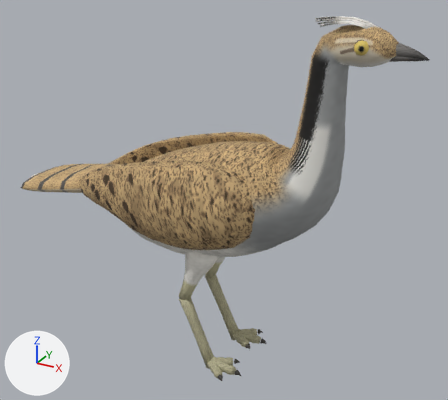
Two versions of the glTF model assets_src/birds/houbara_alert.glb, one commit apart.
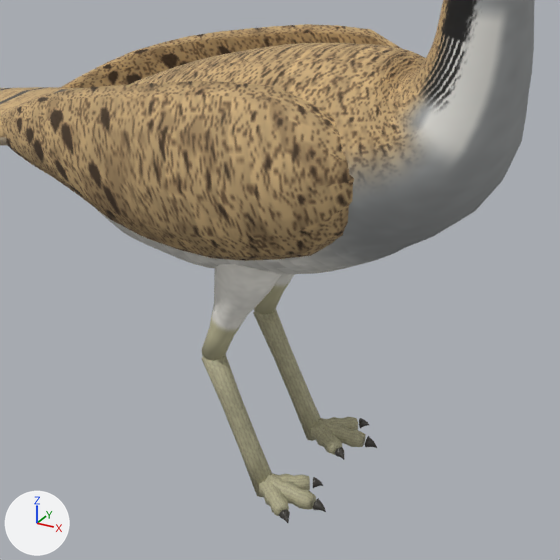
Each version appears first whole from a 50 mm camera at (0.328, -0.59, 0.513) aimed at (-0.006, 0.017, 0.209), and next in a close-up on the part from 17% to 80% of the width and 30% to 100% of the height. The axes (+X, +Y, +Z) are drawn at lower left. The lights are the same throughout. The older version's two pictures come first. Where no turn or scale is listed for an object, it has been applied to the vertices. Vertices at exactly the same position are counted once.

The scene before the commit, as lines of its bpy script (objects in view):
```python
me_houbara_body = bpy.data.meshes.new('houbara_body')
me_houbara_body.from_pydata(...)  # 2776 vertices, 5428 faces; spans x -0.304..0.217, y -0.084..0.084, z -0.003..0.436
me_houbara_body.materials.append(mat_houbara)
ob_houbara_body = bpy.data.objects.new('houbara_body', me_houbara_body)
ob_houbara_body.location = (0.0, 0.0, 0.0)
```
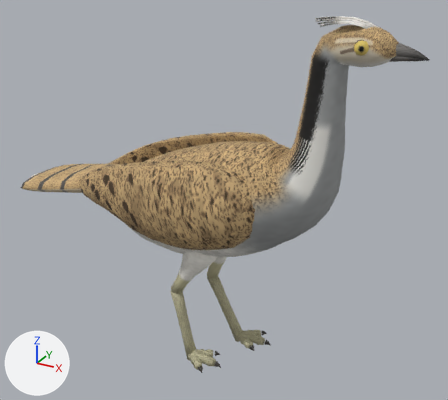
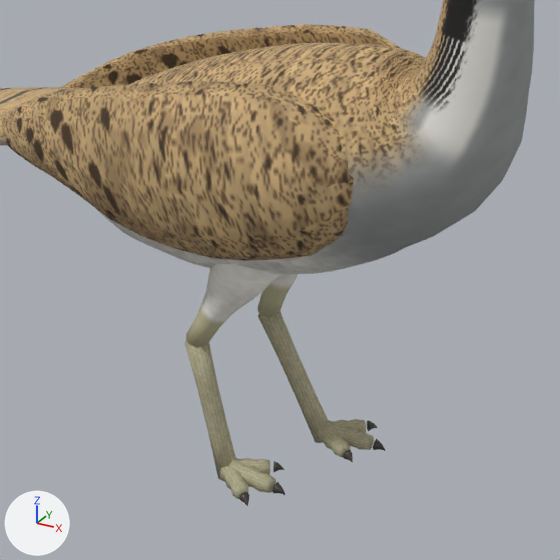
What differs and where, as boxes (x1, y1, x2, y2) in the close-ups (560 x 560 px; the box of a moved part takes in the faces that stretch with it):
'houbara_body', reshaped
    before: (0, 0, 535, 523)
    after: (0, 0, 535, 506)
part 1 of me_houbara_body, moved or reshaped
    before: (254, 274, 295, 315)
    after: (258, 274, 298, 318)
part 2 of me_houbara_body, moved or reshaped
    before: (202, 264, 282, 361)
    after: (186, 264, 280, 348)
part 3 of me_houbara_body, moved or reshaped
    before: (253, 309, 321, 441)
    after: (258, 312, 328, 443)
part 4 of me_houbara_body, moved or reshaped
    before: (202, 354, 272, 497)
    after: (185, 340, 236, 481)
part 5 of me_houbara_body, moved or reshaped
    before: (316, 419, 366, 447)
    after: (323, 421, 374, 450)
part 6 of me_houbara_body, moved or reshaped
    before: (310, 421, 342, 455)
    after: (318, 423, 350, 458)
part 7 of me_houbara_body, moved or reshaped
    before: (320, 417, 358, 430)
    after: (327, 419, 366, 432)
part 8 of me_houbara_body, moved or reshaped
    before: (265, 474, 316, 509)
    after: (226, 459, 276, 493)
part 9 of me_houbara_body, moved or reshaped
    before: (270, 473, 310, 490)
    after: (236, 458, 270, 474)
part 10 of me_houbara_body, moved or reshaped
    before: (259, 477, 289, 516)
    after: (220, 463, 249, 499)
part 11 of me_houbara_body, moved or reshaped
    before: (365, 436, 377, 448)
    after: (373, 439, 385, 451)
part 12 of me_houbara_body, moved or reshaped
    before: (335, 447, 345, 460)
    after: (343, 450, 353, 463)
part 13 of me_houbara_body, moved or reshaped
    before: (359, 418, 369, 429)
    after: (367, 421, 377, 431)
part 14 of me_houbara_body, moved or reshaped
    before: (313, 499, 326, 512)
    after: (272, 482, 286, 495)
part 15 of me_houbara_body, moved or reshaped
    before: (313, 477, 323, 488)
    after: (273, 461, 284, 472)
part 16 of me_houbara_body, moved or reshaped
    before: (279, 509, 290, 523)
    after: (239, 492, 250, 506)

Diff of the bpy script that builds the scene:
```diff
--- a/assets_src/birds/houbara_alert.glb.py
+++ b/assets_src/birds/houbara_alert.glb.py
@@ me_houbara_body @@
 me_houbara_body.from_pydata(...)  # 2776 vertices, 5428 faces; spans x -0.304..0.217, y -0.084..0.084, z -0.003..0.436
 # used by ob_houbara_body; location = (0.0, 0.0, 0.0)
+# me_houbara_body part 1: the loose piece of 52 vertices spanning x -0.042..0.014, y 0.008..0.052, z 0.087..0.177 is turned -2.4 degrees about the y axis through its middle, then moved by (0.002, 0.0, 0.0)
+# me_houbara_body part 2: the loose piece of 52 vertices spanning x -0.042..0.014, y -0.052..-0.008, z 0.087..0.177 is multiplied about its middle by the matrix ((0.987, 0.006, 0.16), (-0.004, 1.0, -0.011), (-0.16, 0.01, 0.987)), then moved by (-0.006, 0.0, 0.002)
+# me_houbara_body part 3: the loose piece of 34 vertices spanning x -0.043..0.011, y 0.024..0.041, z -0.003..0.093 is scaled about its middle by (1.06, 1, 0.987), then moved by (0.005, 0.0, -0.001)
+# me_houbara_body part 4: the loose piece of 34 vertices spanning x -0.043..0.011, y -0.041..-0.024, z -0.003..0.093 is multiplied about its middle by the matrix ((0.982, 0.004, 0.188), (-0.002, 1.0, -0.012), (-0.188, 0.011, 0.982)), then moved by (-0.021, 0.002, 0.003)
+# me_houbara_body part 5: the loose piece of 44 vertices spanning x 0.002..0.038, y 0.027..0.041, z -0.002..0.014 is moved by (0.006, 0.0, 0.0)
+# me_houbara_body part 6: the loose piece of 44 vertices spanning x -0.001..0.029, y 0.016..0.04, z -0.002..0.013 is moved by (0.006, 0.0, 0.0)
+# me_houbara_body part 7: the loose piece of 44 vertices spanning x -0.001..0.028, y 0.028..0.055, z -0.002..0.013 is moved by (0.006, 0.0, 0.0)
+# me_houbara_body part 8: the loose piece of 44 vertices spanning x 0.002..0.038, y -0.041..-0.027, z -0.002..0.014 is moved by (-0.03, 0.002, 0.0)
+# me_houbara_body part 9: the loose piece of 44 vertices spanning x -0.001..0.029, y -0.04..-0.016, z -0.002..0.013 is moved by (-0.03, 0.002, 0.0)
+# me_houbara_body part 10: the loose piece of 44 vertices spanning x -0.001..0.028, y -0.055..-0.028, z -0.002..0.013 is moved by (-0.03, 0.002, 0.0)
+# me_houbara_body part 11: the loose piece of 32 vertices spanning x 0.04..0.048, y 0.033..0.041, z 0.002..0.009 is moved by (0.006, 0.0, 0.0)
+# me_houbara_body part 12: the loose piece of 32 vertices spanning x 0.027..0.035, y 0.015..0.022, z 0.002..0.009 is moved by (0.006, 0.0, 0.0)
+# me_houbara_body part 13: the loose piece of 32 vertices spanning x 0.025..0.032, y 0.051..0.058, z 0.002..0.009 is moved by (0.006, 0.0, 0.0)
+# me_houbara_body part 14: the loose piece of 32 vertices spanning x 0.04..0.048, y -0.041..-0.033, z 0.002..0.009 is moved by (-0.03, 0.002, 0.0)
+# me_houbara_body part 15: the loose piece of 32 vertices spanning x 0.027..0.035, y -0.022..-0.015, z 0.002..0.009 is moved by (-0.03, 0.002, 0.0)
+# me_houbara_body part 16: the loose piece of 32 vertices spanning x 0.025..0.032, y -0.058..-0.051, z 0.002..0.009 is moved by (-0.03, 0.002, 0.0)
 me_houbara_body.materials.append(mat_houbara)
```
